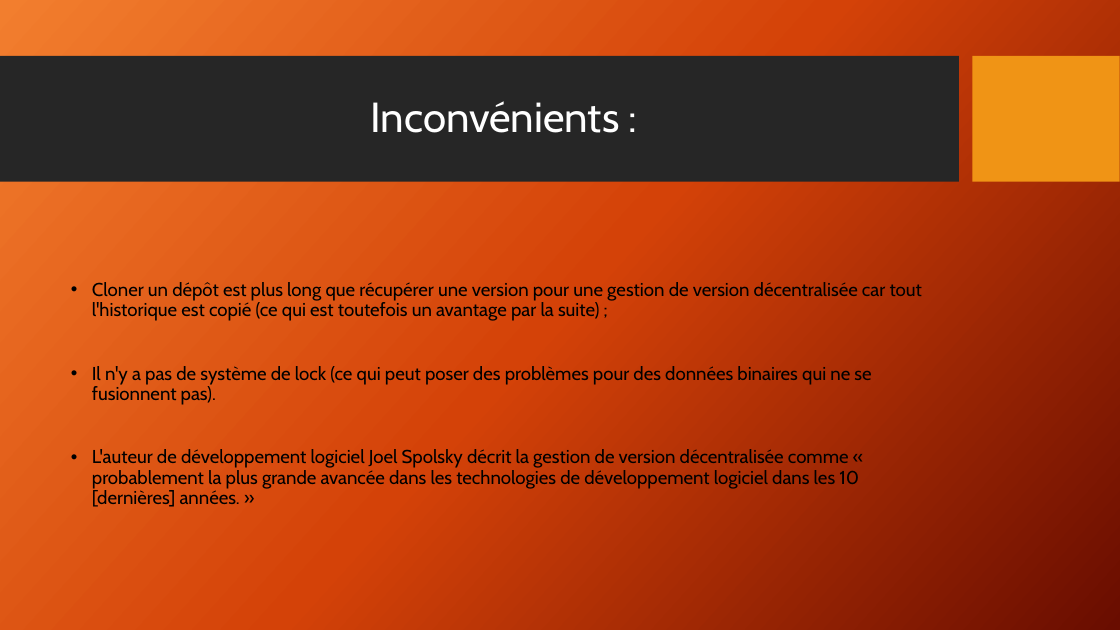
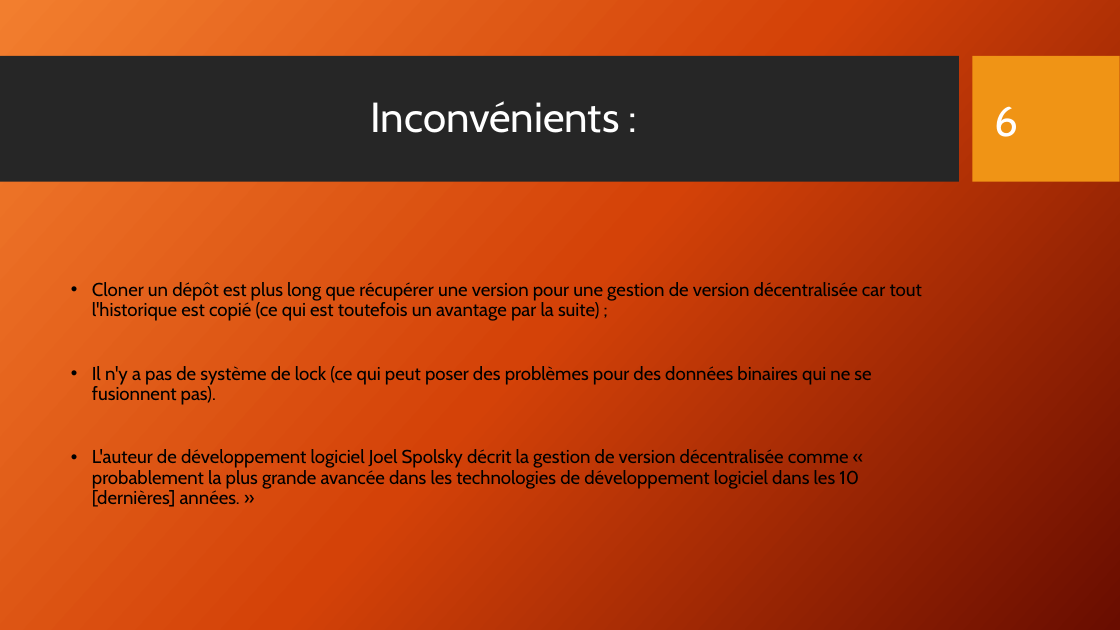
Before and after one commit to Math-Alex83/Expos-_git_cda_2210, a slide deck: slide 6 of Présentation_Git_CDA_2210.pptx. Drawn at 1120x630 pixels with LibreOffice and Linux fonts; fonts in the diff are those of the drawing; background and template pictures are left out. Boxes give left, top, right and bottom in pixels: in the first picture for what was removed or moved away, otherwise in the second. Text is boxed around its words. In the diff, an @@ line names an element or a change of style, - is before the commit and + after.

```diff
--- a/Présentation_Git_CDA_2210.pptx
+++ b/Présentation_Git_CDA_2210.pptx
@@ page number added at (994, 106, 1018, 137), 36 pt, text #FFFFFF @@
+6
```
Also in this commit, not shown: 6 other slides changed, 1 slide added, 2 other files.
